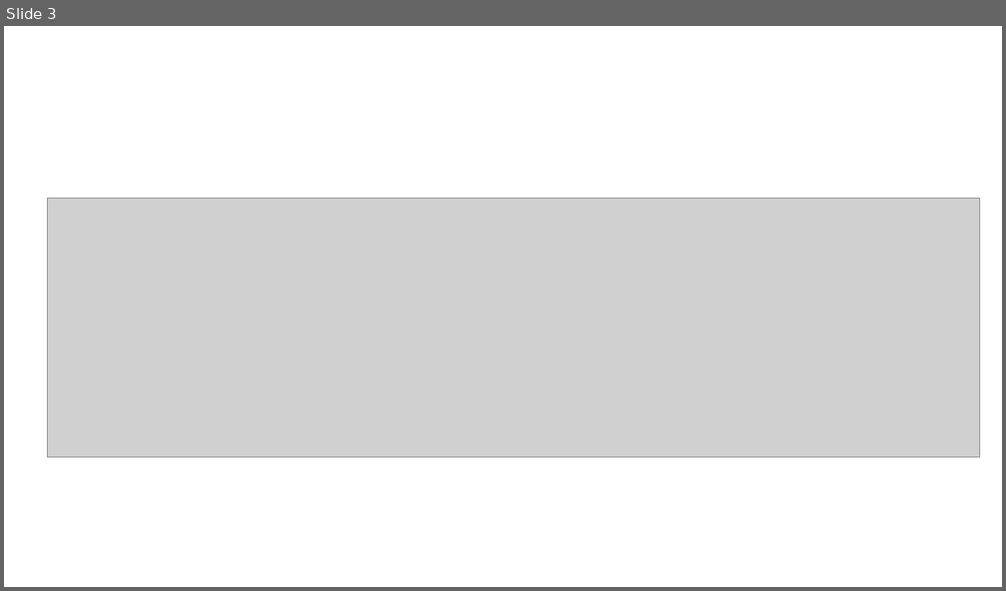
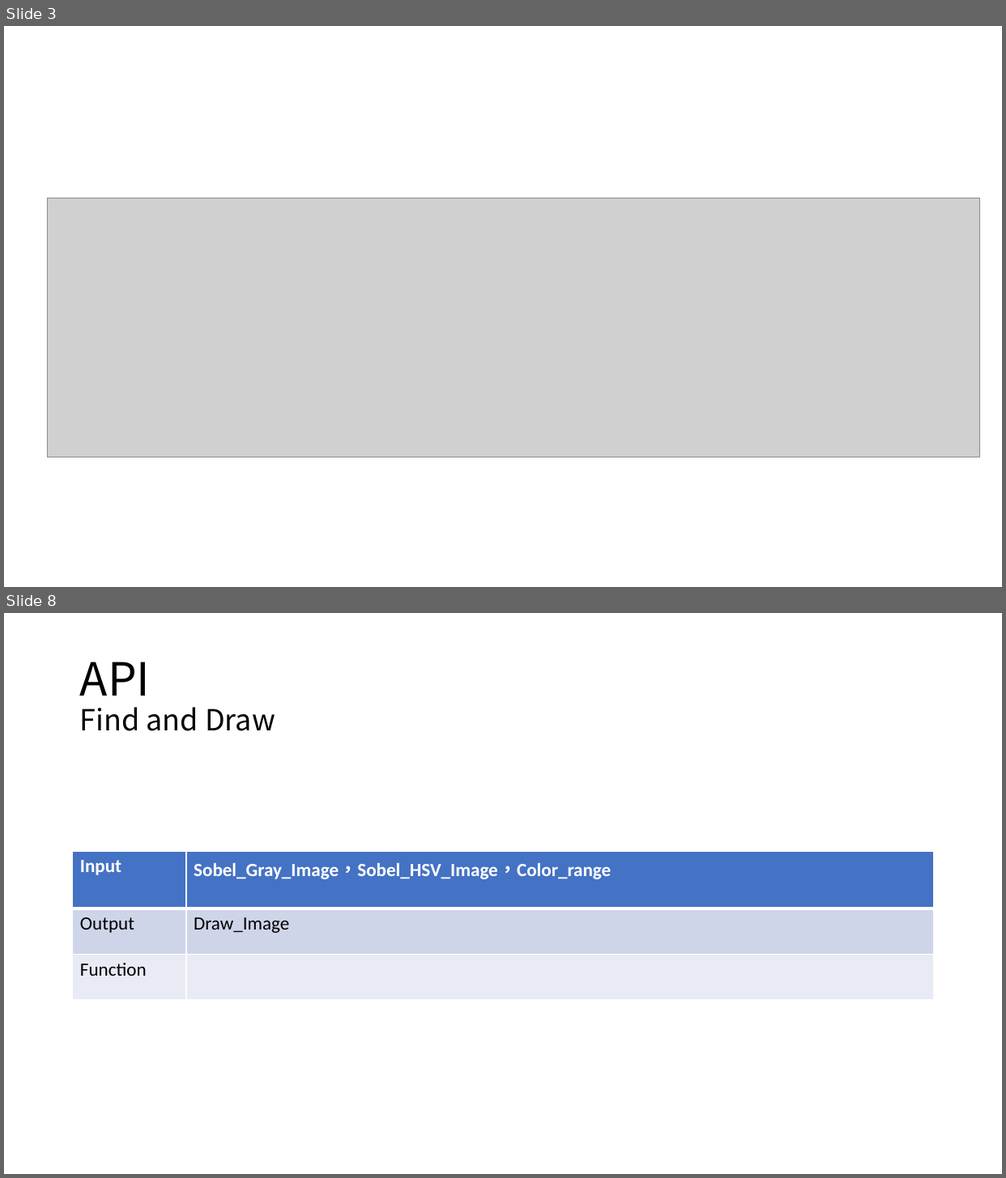
Before and after one commit to Koukya/image_processing_HW1, a slide deck: HW1.pptx. Shown one above the other, each under a label of ours: slide 3 before the commit, slides 3 and 8 after it; the slides between them are not shown. The pictures are 1006x591 and 1006x1178 pixels, drawn with LibreOffice and Linux fonts; fonts in the diff are those of the drawing; grey boxes stand for pictures. Boxes give left, top, right and bottom in pixels: in the first picture for what was removed or moved away, otherwise in the second. Text is boxed around its words. In the diff, an @@ line names an element or a change of style, - is before the commit and + after.

```diff
--- a/HW1.pptx
+++ b/HW1.pptx
@@ slide 8 added at <box>4,613,1002,1174</box>, background #FFFFFF @@
@@ title added at <box>80,662,275,731</box>, 28 pt, text #000000 @@
+API
+Find and Draw
@@ table added at <box>73,851,934,995</box>, 3 rows, 2 columns @@
+Input | Sobel_Gray_Image，Sobel_HSV_Image，Color_range
+Output | Draw_Image
+Function | 
```
Also in this commit, not shown: 4 other slides added.
